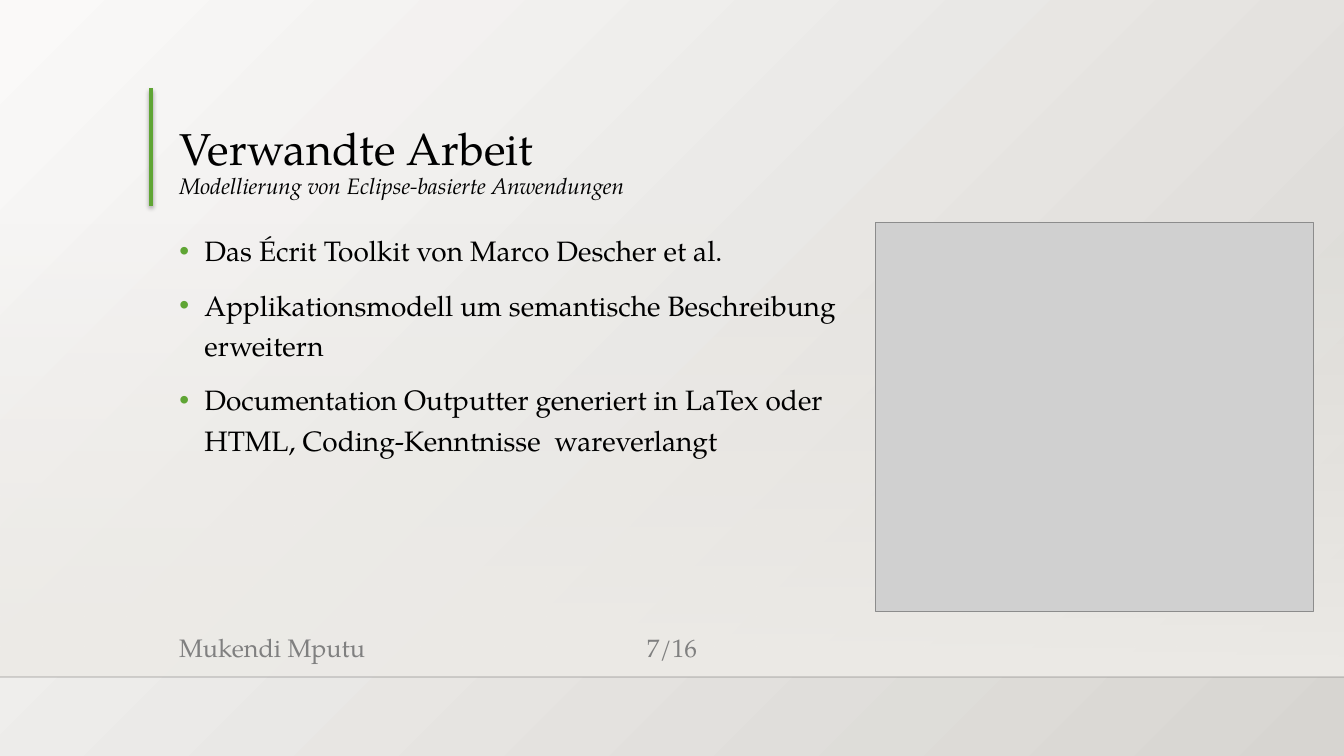
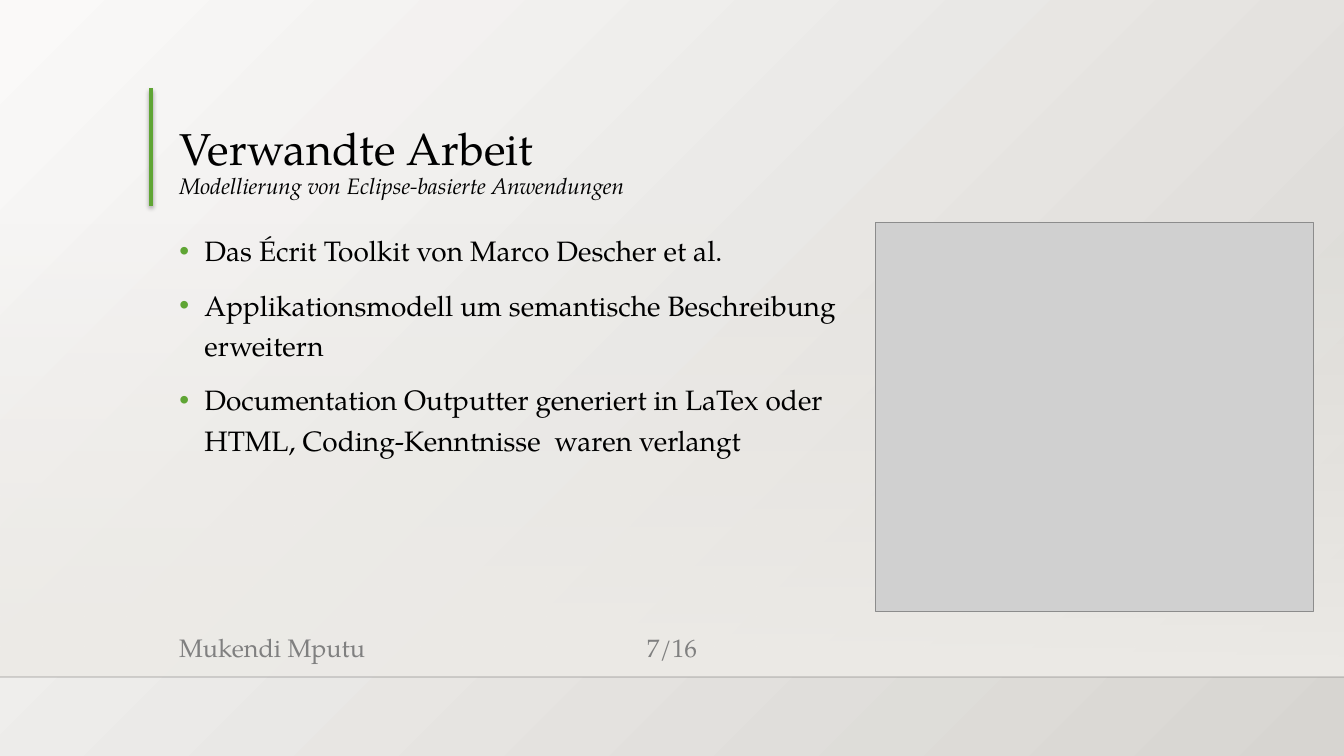
Before and after one commit to MukendiMputu/BachelorThesis, a slide deck: slide 7 of Abschlussvortrag.pptx. Drawn at 1344x756 pixels with LibreOffice and Linux fonts; fonts in the diff are those of the drawing; grey boxes stand for pictures; background and template pictures are left out. Boxes give left, top, right and bottom in pixels: in the first picture for what was removed or moved away, otherwise in the second. Text is boxed around its words. In the diff, an @@ line names an element or a change of style, - is before the commit and + after.

```diff
--- a/Abschlussvortrag.pptx
+++ b/Abschlussvortrag.pptx
@@ text at [204, 389, 823, 459]: text changed @@
-• Documentation Outputter generiert in LaTex oder HTML, Coding-Kenntnisse wareverlangt
+• Documentation Outputter generiert in LaTex oder HTML, Coding-Kenntnisse waren verlangt
```
Also in this commit, not shown: 7 other slides changed, 2 slides added, 1 slide removed.
